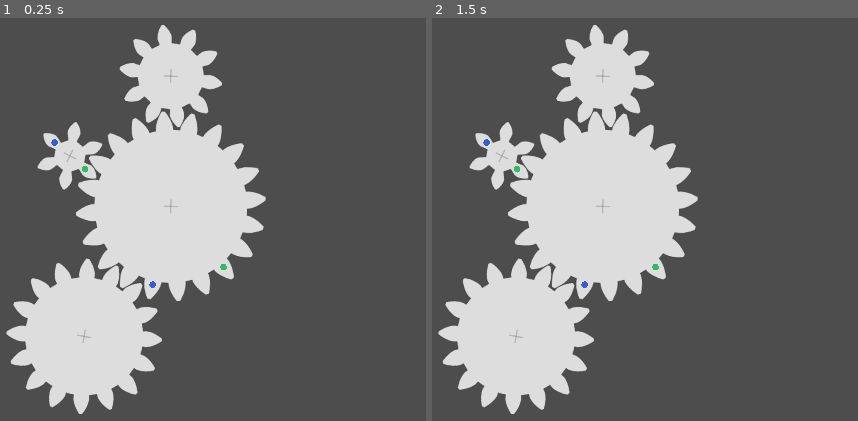
Above: before the commit, frames 1-2 (left to right).
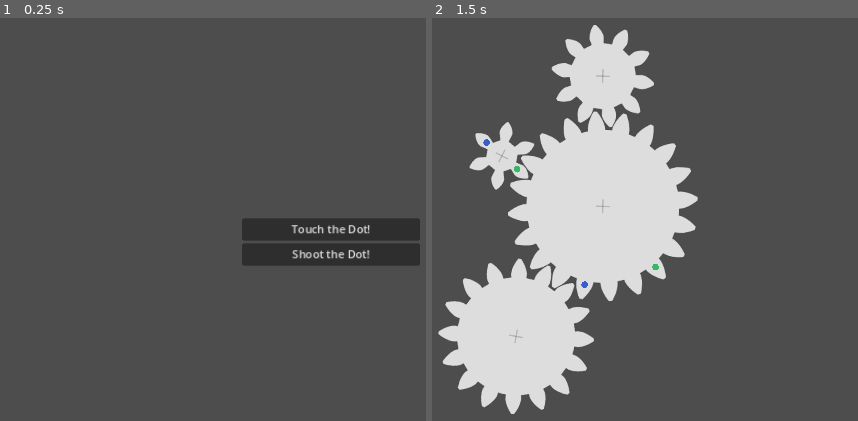
Above: after the commit, the same moments.

Repository: rockgem/yugen-gears
Game: Godot game, scene res://scenes/MainMenu.tscn
The game is run twice, just before and just after one commit, with the same random seed, the same clock (stepped at 60 frames per second) and the same inputs. Before the commit the project starts from res://scenes/Main.tscn.
Inputs (mouse positions are in pixels of both pictures, inside the frame that each line leads up to):
- Up to frame 1 (0.25 s): no input
- Up to frame 2 (1.5 s): click (764, 227) at 0.5 s, where only the run after the commit has a clickable "Touch the Dot!"; tap Enter at 1.25 s; move the mouse to (outside the picture) at 1.27 s; click (outside the picture) at 1.42 s

The runs differ from the first frame. In frame 1, 30% of the frame differs, in the area x 1-99%, y 1-99%; in frame 2, nothing differs.

Commit message:
adding new game mode

Diff:
--- /dev/null
+++ b/actors/Bullet.gd
@@ -0,0 +1,13 @@
+extends Node2D
+
+
+var speed = 600.0
+var direction = Vector2.ZERO
+
+
+func _physics_process(delta: float) -> void:
+	global_position += direction * speed * delta
+
+
+func _on_visible_on_screen_notifier_2d_screen_exited() -> void:
+	queue_free()
--- /dev/null
+++ b/actors/Bullet.tscn
@@ -0,0 +1,26 @@
+[gd_scene load_steps=4 format=3 uid="uid://b6r3j7j4q8brf"]
+
+[ext_resource type="Script" path="res://actors/Bullet.gd" id="1_aykce"]
+[ext_resource type="Texture2D" uid="uid://bc68wmmpiq2ux" path="res://reso/sprites/bullet.tres" id="1_dey60"]
+
+[sub_resource type="CircleShape2D" id="CircleShape2D_i2e7c"]
+radius = 14.0
+
+[node name="Bullet" type="Node2D"]
+script = ExtResource("1_aykce")
+
+[node name="VisibleOnScreenNotifier2D" type="VisibleOnScreenNotifier2D" parent="."]
+
+[node name="Sprite2D" type="Sprite2D" parent="."]
+texture_filter = 1
+scale = Vector2(2, 2)
+texture = ExtResource("1_dey60")
+
+[node name="Area2D" type="Area2D" parent="."]
+collision_layer = 32
+collision_mask = 16
+
+[node name="CollisionShape2D" type="CollisionShape2D" parent="Area2D"]
+shape = SubResource("CircleShape2D_i2e7c")
+
+[connection signal="screen_exited" from="VisibleOnScreenNotifier2D" to="." method="_on_visible_on_screen_notifier_2d_screen_exited"]
--- /dev/null
+++ b/actors/Cannon.gd
@@ -0,0 +1,9 @@
+extends Node2D
+
+
+
+func shoot():
+	var bullet = load("res://actors/Bullet.tscn").instantiate()
+	bullet.direction = global_position.direction_to($Node2D.global_position)
+
+	ManagerGame.main_ref.spawn_obj(bullet, global_position)
--- /dev/null
+++ b/actors/Cannon.tscn
@@ -0,0 +1,17 @@
+[gd_scene load_steps=3 format=3 uid="uid://bqrrjc0qyurrk"]
+
+[ext_resource type="Script" path="res://actors/Cannon.gd" id="1_0pkt0"]
+[ext_resource type="Texture2D" uid="uid://b8tf1vsugtlv6" path="res://reso/sprites/cannon.tres" id="2_o61l1"]
+
+[node name="Cannon" type="Node2D" groups=["Cannon"]]
+z_index = 1
+script = ExtResource("1_0pkt0")
+
+[node name="Sprite2D" type="Sprite2D" parent="."]
+texture_filter = 1
+rotation = 1.5708
+scale = Vector2(3, 3)
+texture = ExtResource("2_o61l1")
+
+[node name="Node2D" type="Node2D" parent="."]
+position = Vector2(54, 0)
--- /dev/null
+++ b/actors/ClickableGear.gd
@@ -0,0 +1,25 @@
+extends Node2D
+
+signal clicked
+
+var parent_gear = null
+
+
+func highlight(turn_on = true):
+	if turn_on:
+		$Area2D/Sprite2D.modulate = Color.GREEN
+	else:
+		$Area2D/Sprite2D.modulate = Color.WHITE
+
+
+func _on_area_2d_input_event(viewport: Node, event: InputEvent, shape_idx: int) -> void:
+	if event is InputEventScreenTouch and !event.pressed:
+		if parent_gear:
+			highlight()
+
+			ManagerGame.currently_clicked_gear = parent_gear
+			parent_gear.is_rotating = true
+
+			ManagerGame.currently_clicked_gear_teeth = self
+
+			clicked.emit()
--- /dev/null
+++ b/actors/ClickableGear.tscn
@@ -0,0 +1,26 @@
+[gd_scene load_steps=4 format=3 uid="uid://dyhtoeeb56ufi"]
+
+[ext_resource type="Script" path="res://actors/ClickableGear.gd" id="1_uj0ua"]
+[ext_resource type="Texture2D" uid="uid://p316obtus4ah" path="res://art/etc/arrow_sheet.png" id="2_607ec"]
+
+[sub_resource type="CircleShape2D" id="CircleShape2D_0fbfx"]
+radius = 11.1803
+
+[node name="ClickableGear" type="Node2D"]
+script = ExtResource("1_uj0ua")
+
+[node name="Area2D" type="Area2D" parent="."]
+collision_layer = 4
+collision_mask = 8
+
+[node name="Sprite2D" type="Sprite2D" parent="Area2D"]
+texture_filter = 1
+scale = Vector2(0.571429, 0.571429)
+texture = ExtResource("2_607ec")
+hframes = 4
+vframes = 5
+
+[node name="CollisionShape2D" type="CollisionShape2D" parent="Area2D"]
+shape = SubResource("CircleShape2D_0fbfx")
+
+[connection signal="input_event" from="Area2D" to="." method="_on_area_2d_input_event"]
--- /dev/null
+++ b/actors/DialDetector.gd
@@ -0,0 +1,22 @@
+extends Area2D
+
+signal area_touched
+
+
+func _on_area_entered(area: Area2D) -> void:
+	if ManagerGame.currently_clicked_gear_teeth:
+		if ManagerGame.currently_clicked_gear_teeth.get_node('Area2D') == area:
+			ManagerGame.currently_clicked_gear_teeth.parent_gear.is_rotating = false
+			ManagerGame.currently_clicked_gear = null
+
+			ManagerGame.currently_clicked_gear_teeth.highlight(false)
+
+			get_tree().get_nodes_in_group("Cannon")[0].shoot()
+
+			print('hoy yawa')
+
+			area_touched.emit()
+
+
+func _on_area_exited(area: Area2D) -> void:
+	pass # Replace with function body.
--- /dev/null
+++ b/actors/DialDetector.tscn
@@ -0,0 +1,28 @@
+[gd_scene load_steps=4 format=3 uid="uid://dax2hylete83b"]
+
+[ext_resource type="Script" path="res://actors/DialDetector.gd" id="1_nitra"]
+[ext_resource type="Texture2D" uid="uid://p316obtus4ah" path="res://art/etc/arrow_sheet.png" id="1_yimyu"]
+
+[sub_resource type="RectangleShape2D" id="RectangleShape2D_w350t"]
+size = Vector2(87, 8)
+
+[node name="DialDetector" type="Area2D" groups=["DialDetector"]]
+rotation = 0.785398
+collision_layer = 8
+collision_mask = 4
+script = ExtResource("1_nitra")
+
+[node name="Sprite2D" type="Sprite2D" parent="."]
+texture_filter = 1
+scale = Vector2(2, 2)
+texture = ExtResource("1_yimyu")
+hframes = 4
+vframes = 5
+frame = 19
+
+[node name="CollisionShape2D" type="CollisionShape2D" parent="."]
+position = Vector2(57.9828, -11.3137)
+shape = SubResource("RectangleShape2D_w350t")
+
+[connection signal="area_entered" from="." to="." method="_on_area_entered"]
+[connection signal="area_exited" from="." to="." method="_on_area_exited"]
--- a/actors/Gear.gd
+++ b/actors/Gear.gd
@@ -35,6 +35,38 @@
 					'blue':
 						add_child(dot)
 
+		# essentially makes this gear clickable by spawning individual clickablearea2ds
+		if data.has('is_clickable'):
+			# spawn dial here
+			var dd = load("res://actors/DialDetector.tscn").instantiate()
+			dd.global_position = global_position
+			dd.global_position.x -= data['container_dims'] / 2 + 32.0
+			dd.global_position.y -= data['container_dims'] / 2 + 32.0
+			ManagerGame.main_ref.add_child(dd)
+
+			if data['is_clickable'] == true:
+				var click_area = load('res://actors/ClickableGear.tscn')
+				var rot_min = 360 / data['n_teeth']
+				var rot_accumulation = 0.0
+
+				for teeth in data['n_teeth']:
+					var ca = click_area.instantiate()
+					ca.parent_gear = self
+					ca.get_node('Area2D').global_position.x = data['container_dims'] / 2 + 10.0
+					ca.get_node('Area2D').global_position.y += ManagerGame.offsets[int(data['n_teeth'])]
+					ca.rotation_degrees = rot_accumulation
+
+					rot_accumulation += rot_min
+
+					add_child(ca)
+
+		# puts cannon on the gear
+		if data.has('is_cannon'):
+			print('hahaha')
+			var cannon = load('res://actors/Cannon.tscn').instantiate()
+
+			add_child(cannon)
+
 
 func _physics_process(delta: float) -> void:
 	if is_rotating:
@@ -47,6 +79,10 @@
 
 
 func _unhandled_input(event: InputEvent) -> void:
+	if data.has('is_clickable'):
+		if data['is_clickable']:
+			return
+
 	if data['is_rotatable'] == false:
 		return
 
--- /dev/null
+++ b/actors/Target.gd
@@ -0,0 +1,7 @@
+extends Node2D
+
+
+func _on_area_2d_area_entered(area: Area2D) -> void:
+	area.get_parent().queue_free()
+
+	queue_free()
--- /dev/null
+++ b/actors/Target.tscn
@@ -0,0 +1,23 @@
+[gd_scene load_steps=4 format=3 uid="uid://vjjdii2cdmhr"]
+
+[ext_resource type="Script" path="res://actors/Target.gd" id="1_hhh65"]
+[ext_resource type="Texture2D" uid="uid://cglcilxr4c1" path="res://reso/sprites/dummy.tres" id="1_ips6y"]
+
+[sub_resource type="CircleShape2D" id="CircleShape2D_4jvd4"]
+
+[node name="Target" type="Node2D"]
+script = ExtResource("1_hhh65")
+
+[node name="Sprite2D" type="Sprite2D" parent="."]
+texture_filter = 1
+scale = Vector2(2, 2)
+texture = ExtResource("1_ips6y")
+
+[node name="Area2D" type="Area2D" parent="."]
+collision_layer = 16
+collision_mask = 32
+
+[node name="CollisionShape2D" type="CollisionShape2D" parent="Area2D"]
+shape = SubResource("CircleShape2D_4jvd4")
+
+[connection signal="area_entered" from="Area2D" to="." method="_on_area_2d_area_entered"]
--- a/project.godot
+++ b/project.godot
@@ -11,7 +11,7 @@
 [application]
 
 config/name="Yugen Gears"
-run/main_scene="res://scenes/Main.tscn"
+run/main_scene="res://scenes/MainMenu.tscn"
 config/features=PackedStringArray("4.3", "Mobile")
 config/icon="res://icon.svg"
 
@@ -33,6 +33,8 @@
 
 Dot=""
 Gear=""
+DialDetector=""
+Cannon=""
 
 [input_devices]
 
@@ -42,6 +44,10 @@
 
 2d_physics/layer_1="GearArea"
 2d_physics/layer_2="DotArea"
+2d_physics/layer_3="ClickableGearArea"
+2d_physics/layer_4="DialDetectorArea"
+2d_physics/layer_5="TargetArea"
+2d_physics/layer_6="BulletArea"
 
 [rendering]
 
--- /dev/null
+++ b/reso/gear_input_shooting.json
@@ -0,0 +1,26 @@
+{
+	"0": {
+		"x": 186.0,
+		"y": 350.0,
+		"radius": 4,
+		"n_teeth": 10,
+		"is_movable": false,
+		"is_rotatable": true,
+		"connection": 1,
+		"is_clickable": true
+	},
+	"1": {
+		"x": 360.3444185374863,
+		"y": 272.67220926874313,
+		"radius": 4,
+		"n_teeth": 20,
+		"is_movable": false,
+		"is_rotatable": false,
+		"connection": 0,
+		"is_cannon": true
+	},
+	"target": {
+		"x": 700.0,
+		"y": 140.0
+	}
+}
--- /dev/null
+++ b/reso/sprites/bullet.tres
@@ -0,0 +1,7 @@
+[gd_resource type="AtlasTexture" load_steps=2 format=3 uid="uid://bc68wmmpiq2ux"]
+
+[ext_resource type="Texture2D" uid="uid://q1r1pghj80fl" path="res://art/etc/sheet.png" id="1_xkxcw"]
+
+[resource]
+atlas = ExtResource("1_xkxcw")
+region = Rect2(48, 32, 16, 16)
--- /dev/null
+++ b/reso/sprites/cannon.tres
@@ -0,0 +1,7 @@
+[gd_resource type="AtlasTexture" load_steps=2 format=3 uid="uid://b8tf1vsugtlv6"]
+
+[ext_resource type="Texture2D" uid="uid://q1r1pghj80fl" path="res://art/etc/sheet.png" id="1_7gv0n"]
+
+[resource]
+atlas = ExtResource("1_7gv0n")
+region = Rect2(32, 32, 16, 32)
--- /dev/null
+++ b/reso/sprites/dummy.tres
@@ -0,0 +1,7 @@
+[gd_resource type="AtlasTexture" load_steps=2 format=3 uid="uid://cglcilxr4c1"]
+
+[ext_resource type="Texture2D" uid="uid://q1r1pghj80fl" path="res://art/etc/sheet.png" id="1_hq6ll"]
+
+[resource]
+atlas = ExtResource("1_hq6ll")
+region = Rect2(0, 16, 16, 16)
--- a/scenes/Main.gd
+++ b/scenes/Main.gd
@@ -2,12 +2,10 @@
 
 var gears = []
 
-
-
 func _ready() -> void:
 	ManagerGame.main_ref = self
 
-	ManagerGame.generate_imgs_and_data()
+	ManagerGame.generate_imgs_and_data(ManagerGame.json_path_current)
 
 	for gear in ManagerGame.final_json:
 		var g = load("res://actors/Gear.tscn").instantiate()
@@ -15,16 +13,32 @@
 
 		add_child(g)
 
+	if ManagerGame.current_game_mode == ManagerGame.GAME_MODE.SHOOTING:
+		var f = FileAccess.open(ManagerGame.json_path_current, FileAccess.READ)
+		var j = JSON.new()
+		j.parse(f.get_as_text())
+
+		var orig_data = j.data
+
+		if orig_data.has('target'):
+			var target = load("res://actors/Target.tscn").instantiate()
+
+			target.global_position.x = orig_data['target']['x']
+			target.global_position.y = orig_data['target']['y']
+
+			add_child(target)
+
 
 func _physics_process(delta: float) -> void:
-	var all_dots_in = true
-	for dot in get_tree().get_nodes_in_group('Dot'):
-		if dot.has_dot == false:
-			all_dots_in = false
-			break
+	if ManagerGame.current_game_mode == ManagerGame.GAME_MODE.DOTS:
+		var all_dots_in = true
+		for dot in get_tree().get_nodes_in_group('Dot'):
+			if dot.has_dot == false:
+				all_dots_in = false
+				break
 
-	if all_dots_in:
-		ManagerGame.game_win.emit()
+		if all_dots_in:
+			ManagerGame.game_win.emit()
 
 
 func get_data(path):
--- /dev/null
+++ b/scenes/MainMenu.gd
@@ -0,0 +1,15 @@
+extends Control
+
+
+func _on_dot_mode_pressed() -> void:
+	ManagerGame.json_path_current = "res://reso/gear_input.json"
+	ManagerGame.current_game_mode = ManagerGame.GAME_MODE.DOTS
+
+	get_tree().change_scene_to_file("res://scenes/Main.tscn")
+
+
+func _on_shoot_mode_pressed() -> void:
+	ManagerGame.json_path_current = "res://reso/gear_input_shooting.json"
+	ManagerGame.current_game_mode = ManagerGame.GAME_MODE.SHOOTING
+
+	get_tree().change_scene_to_file("res://scenes/Main.tscn")
--- /dev/null
+++ b/scenes/MainMenu.tscn
@@ -0,0 +1,38 @@
+[gd_scene load_steps=2 format=3 uid="uid://diq0bimd5x3yy"]
+
+[ext_resource type="Script" path="res://scenes/MainMenu.gd" id="1_hymuy"]
+
+[node name="MainMenu" type="Control"]
+layout_mode = 3
+anchors_preset = 15
+anchor_right = 1.0
+anchor_bottom = 1.0
+grow_horizontal = 2
+grow_vertical = 2
+script = ExtResource("1_hymuy")
+
+[node name="VBoxContainer" type="VBoxContainer" parent="."]
+layout_mode = 1
+anchors_preset = 8
+anchor_left = 0.5
+anchor_top = 0.5
+anchor_right = 0.5
+anchor_bottom = 0.5
+offset_left = -128.0
+offset_top = -33.0
+offset_right = 128.0
+offset_bottom = 33.0
+grow_horizontal = 2
+grow_vertical = 2
+alignment = 1
+
+[node name="DotMode" type="Button" parent="VBoxContainer"]
+layout_mode = 2
+text = "Touch the Dot!"
+
+[node name="ShootMode" type="Button" parent="VBoxContainer"]
+layout_mode = 2
+text = "Shoot the Dot!"
+
+[connection signal="pressed" from="VBoxContainer/DotMode" to="." method="_on_dot_mode_pressed"]
+[connection signal="pressed" from="VBoxContainer/ShootMode" to="." method="_on_shoot_mode_pressed"]
--- a/scripts/ManagerGame.gd
+++ b/scripts/ManagerGame.gd
@@ -5,6 +5,7 @@
 
 
 var currently_clicked_gear = null
+var currently_clicked_gear_teeth = null # this will be an area2d i guess?????
 var main_ref = null
 
 var AM = 180/PI
@@ -16,16 +17,48 @@
 
 var final_json = {}
 
+var json_path_current = ''
+var current_game_mode
+
+enum GAME_MODE{
+	DOTS,
+	SHOOTING
+}
+
+var offsets = {
+	4: 0.0,
+	5: 0.0,
+	6: -8.0,
+	7: 0.0,
+	8: 0.0,
+	9: 0.0,
+	10: -11.0,
+	11: 0.0,
+	12: 0.0,
+	13: 0.0,
+	14: 0.0,
+	15: 0.0,
+	16: 0.0,
+	17: 0.0,
+	18: 0.0,
+	19: 0.0,
+	20: -14.0
+}
+
+
 func import_gears_from_file(file_path):
 	#var file = open(file_path)
 	#
 	#var data = json.load(file)
 
-	var file = FileAccess.open("res://reso/gear_input.json", FileAccess.READ)
+	var file = FileAccess.open(ManagerGame.json_path_current, FileAccess.READ)
 	var j = JSON.new()
 	j.parse(file.get_as_text())
 
 	var data = j.data
+
+	if data.has('target'):
+		data.erase('target')
 
 	# iterate through the geard IDs
 	for gear_id in range(len(data)):
@@ -105,6 +138,10 @@
 		data[str(i)] = new_gear
 
 		if gears_data[i].has('dot'):
+			data[str(i)].merge(gears_data[i])
+		if gears_data[i].has('is_clickable'):
+			data[str(i)].merge(gears_data[i])
+		if gears_data[i].has('is_cannon'):
 			data[str(i)].merge(gears_data[i])
 
 	final_json = data
@@ -329,8 +366,8 @@
 		gear.y = y
 
 
-func generate_imgs_and_data():
-	import_gears_from_file('gear_input.json')
+func generate_imgs_and_data(path: String):
+	import_gears_from_file(path)
 
 	calculate_angles(gears_data)
 
@@ -374,6 +411,9 @@
 
 	update_json_file()
 
+	if current_game_mode == GAME_MODE.SHOOTING:
+		pass
+
 
 func clear_datas():
 	gears_data.clear()
Binary file added: art/etc/arrow_sheet.png
Not shown, added: art/etc/arrow_sheet.png.import
Binary file added: art/etc/sheet.png
Not shown, added: art/etc/sheet.png.import
